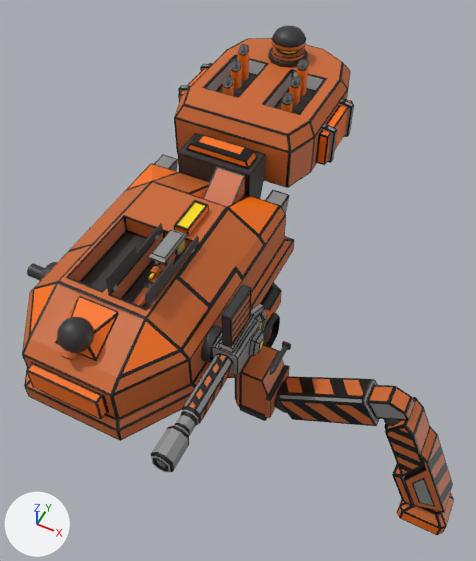
An edit to the FBX model Assets/Art/Models/Character Models/Boss Models/Overseer/Overseer.fbx, drawn before and after from the same camera.
Camera for both pictures: a 50 mm lens placed at (9.2, -11.8, 22.9), pointed at (2.0, 2.7, 4.8). Every picture has the same lights, and +X, +Y and +Z are marked at lower left. Where no turn or scale is listed for an object, it has been applied to the vertices.
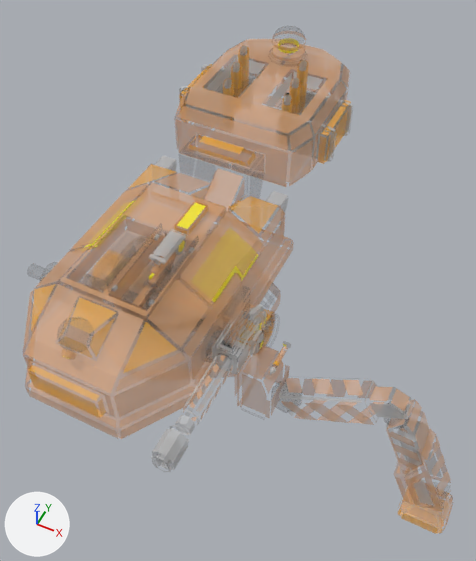
Diff of the bpy script that builds the scene:
```diff
--- a/Assets/Art/Models/Character Models/Boss Models/Overseer/Overseer.fbx.py
+++ b/Assets/Art/Models/Character Models/Boss Models/Overseer/Overseer.fbx.py
@@ img_factory_manager_texture_png @@
-img_factory_manager_texture_png = load_image('Factory Manager Texture.png', '../../../../Textures/Character Textures/Boss Textures/Factory Manager Textures/Factory Manager Texture.png', 2000, 2000, 'sRGB')
+img_factory_manager_texture_png = load_image('Factory Manager Texture.png', '../../../../Textures/Character Textures/Boss Textures/Factory Manager Textures/Factory Manager Texture.png', 2000, 2000, 'Non-Color')
@@ mat_factorymanager @@
 n0 = _N.new('ShaderNodeBsdfPrincipled'); n0.name = 'Principled BSDF'
 n2.image = img_factory_manager_texture_png
+n3 = _N.new('ShaderNodeTexImage'); n3.name = 'Image Texture.001'
+n3.image = img_factory_manager_texture_png
 _L.new(n2.outputs[0], n0.inputs[0])  # 'Color' to 'Base Color'
 _L.new(n0.outputs[0], n1.inputs[0])  # 'BSDF' to 'Surface'
+_L.new(n3.outputs[0], n0.inputs[4])  # 'Color' to 'Alpha'
```

Changed parts and their boxes (x1, y1, x2, y2) in the pictures (476 x 561 px):
'Body Main', surface changed
    both: (22, 133, 295, 441)
'Body Back', surface changed
    both: (174, 38, 354, 188)
'Boss body', surface changed
    both: (91, 250, 282, 378)
'Sphere.004', surface changed
    both: (274, 376, 415, 426)
'Boss Head plate l', surface changed
    both: (176, 207, 266, 307)
'Leg Shin.002', surface changed
    both: (396, 420, 453, 513)
'Nail Gun Barrel', surface changed
    both: (151, 353, 233, 472)
'Leg base.002', surface changed
    both: (234, 344, 290, 421)
'Sphere.005', surface changed
    both: (384, 397, 430, 507)
'Nail Gun', surface changed
    both: (211, 304, 268, 375)
'Leg Foot.002', surface changed
    both: (397, 479, 454, 535)
'Satnav', surface changed
    both: (268, 25, 308, 68)
'Nail gun mag', surface changed
    both: (221, 284, 252, 346)
'Boss Head plate r', surface changed
    both: (69, 182, 150, 251)
'Sphere.003', surface changed
    both: (57, 317, 94, 353)
'Laser top', surface changed
    both: (148, 229, 187, 280)
'LaserDoorA', surface changed
    both: (105, 223, 163, 293)
'LaserDoorB', surface changed
    both: (144, 236, 199, 309)
'Gun Pivot', surface changed
    both: (27, 262, 222, 363)
'Laser charge', surface changed
    both: (174, 200, 209, 237)
'Exhaust.004', surface changed
    both: (231, 60, 242, 113)
'Exhaust.005', surface changed
    both: (238, 44, 249, 97)
'Exhaust', surface changed
    both: (297, 59, 309, 113)
'Exhaust.001', surface changed
    both: (289, 76, 301, 117)
'Boss body l', surface changed
    both: (263, 313, 280, 347)
'Exhaust.003', surface changed
    both: (223, 77, 234, 128)
'Nail', surface changed
    both: (270, 341, 291, 375)
'Exhaust.002', surface changed
    both: (281, 93, 293, 119)
'Laser arm 1', surface changed
    both: (132, 287, 149, 307)
'The tracking eye.001', surface changed
    both: (60, 349, 77, 360)
'Laser arm 2', surface changed
    both: (143, 273, 161, 288)
